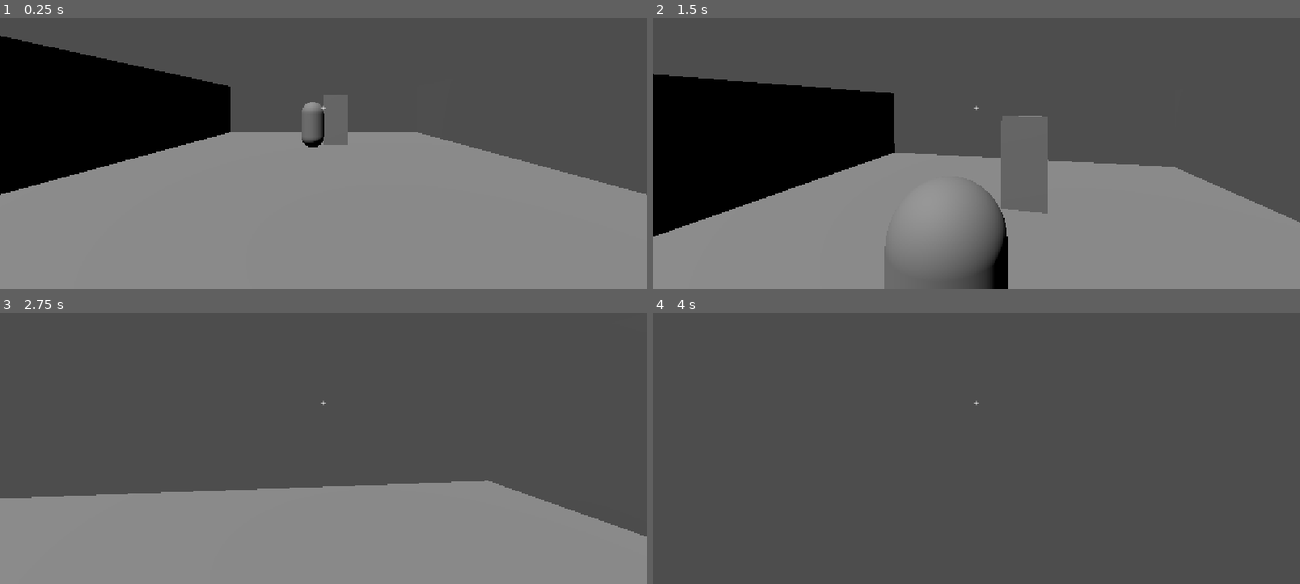
Above: before the commit, frames 1-4 (two rows, left to right).
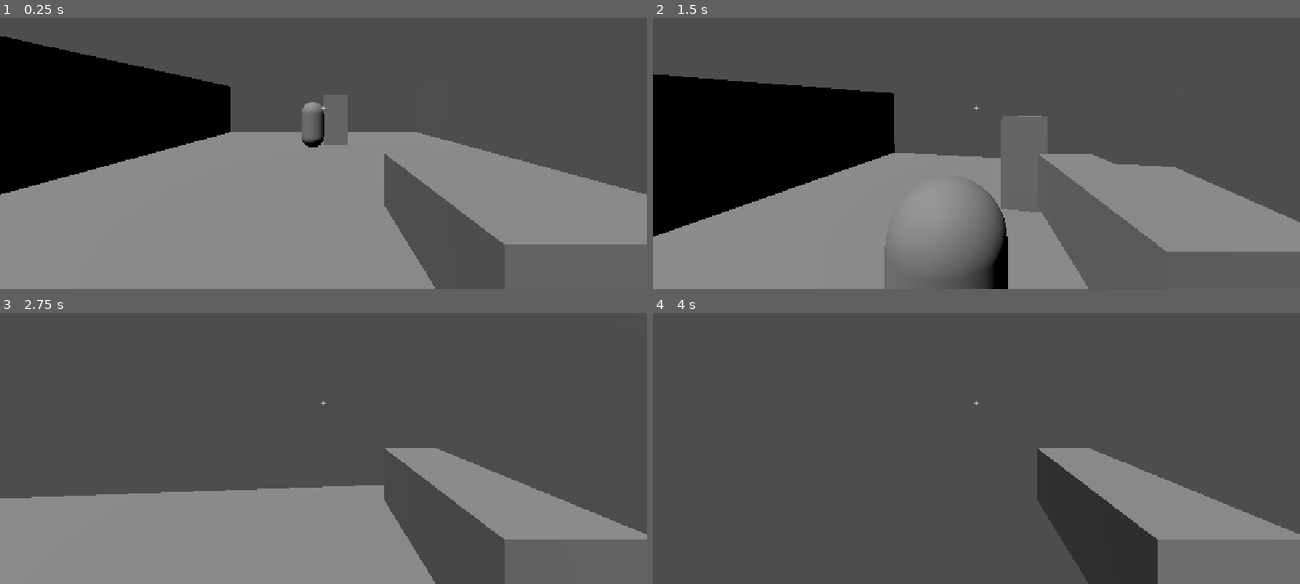
Above: after the commit, the same moments.

Repository: fraidotube/project-blob
Game: Godot game, scene res://scenes/levels/prototype_corridor.tscn
Same seed, same stepped clock (60 frames per second), same inputs: the game is played once before the commit and once after it. The project has no main scene, so this scene is started directly.
Inputs (mouse positions are in pixels of both pictures, inside the frame that each line leads up to):
- Up to frame 1 (0.25 s): no input
- Up to frame 2 (1.5 s): move the mouse to (1008, 104) at 0.52 s; press the mouse at (1008, 104) at 0.53 s; hold W (move_forward) from 0.53 s (still down); tap Space (jump) at 0.77 s; move the mouse to (944, 107) at 1.27 s; release the mouse at (944, 107) at 1.28 s; click (944, 107) at 1.35 s
- Up to frame 3 (2.75 s): keep holding W (move_forward); tap Space (jump) at 1.52 s; move the mouse to (336, 394) at 2.02 s; press the mouse at (336, 394) at 2.03 s; tap E (interact) at 2.1 s
- Up to frame 4 (4 s): keep holding W (move_forward); move the mouse to (970, 407) at 2.77 s; release the mouse at (970, 407) at 2.78 s; tap Shift (sprint) at 2.85 s; tap Space (jump) at 3.02, 3.77 s; click (970, 407) at 3.05 s; move the mouse to (1021, 405) at 3.52 s; press the mouse at (1021, 405) at 3.53 s

The runs differ from the first frame. In frame 1, 8.6% of the frame differs, in the area x 59-100%, y 50-100%; in frame 2, 7.9%; in frame 3, 10%; in frame 4, 14%, in the area x 59-100%, y 49-100%.

Commit message:
Prototype 0.1F - Weapon system with recoil and muzzle flash

Diff:
--- a/scenes/player/player.tscn
+++ b/scenes/player/player.tscn
@@ -1,10 +1,14 @@
 [gd_scene format=3 uid="uid://cbatlw163lxtd"]
 
 [ext_resource type="Script" uid="uid://dql217vdoqylx" path="res://scripts/player/player.gd" id="1_8afob"]
+[ext_resource type="Script" uid="uid://b2ewp6spvmhdj" path="res://scripts/weapons/weapon.gd" id="2_dovo2"]
 
 [sub_resource type="CapsuleShape3D" id="CapsuleShape3D_hbjui"]
 radius = 0.4
 height = 1.8
+
+[sub_resource type="BoxMesh" id="BoxMesh_hbjui"]
+size = Vector3(0.18, 0.18, 0.55)
 
 [node name="Player" type="CharacterBody3D" unique_id=432704500 groups=["player"]]
 script = ExtResource("1_8afob")
@@ -19,3 +23,16 @@
 
 [node name="WeaponRay" type="RayCast3D" parent="Head/Camera3D" unique_id=1756541014]
 target_position = Vector3(0, 0, -100)
+
+[node name="WeaponHolder" type="Node3D" parent="Head/Camera3D" unique_id=213853436]
+transform = Transform3D(1, 0, 0, 0, 1, 0, 0, 0, 1, 0.3, -0.25, -0.55)
+script = ExtResource("2_dovo2")
+
+[node name="PistolPlaceholder" type="MeshInstance3D" parent="Head/Camera3D/WeaponHolder" unique_id=1979420601]
+mesh = SubResource("BoxMesh_hbjui")
+
+[node name="MuzzleFlash" type="OmniLight3D" parent="Head/Camera3D/WeaponHolder" unique_id=785843134]
+transform = Transform3D(1, 0, 0, 0, 1, 0, 0, 0, 1, 0, 0, -0.35)
+visible = false
+light_energy = 3.0
+omni_range = 2.0
--- a/scripts/player/player.gd
+++ b/scripts/player/player.gd
@@ -6,7 +6,7 @@
 const MOUSE_SENSITIVITY := 0.004
 
 @onready var head: Node3D = $Head
-@onready var weapon_ray: RayCast3D = $Head/Camera3D/WeaponRay
+@onready var weapon: Node3D = $Head/Camera3D/WeaponHolder
 
 
 func _ready() -> void:
@@ -25,7 +25,7 @@
 		)
 
 	if event.is_action_pressed("fire"):
-		shoot()
+		weapon.fire()
 
 	if event.is_action_pressed("ui_cancel"):
 		Input.mouse_mode = Input.MOUSE_MODE_VISIBLE
@@ -63,16 +63,3 @@
 		velocity.z = move_toward(velocity.z, 0.0, speed)
 
 	move_and_slide()
-
-
-func shoot() -> void:
-	weapon_ray.force_raycast_update()
-
-	if not weapon_ray.is_colliding():
-		return
-
-	var collider := weapon_ray.get_collider()
-
-	if collider != null and collider.has_method("take_damage"):
-		collider.take_damage(1)
-		get_tree().call_group("hud", "show_hitmarker")
--- /dev/null
+++ b/scripts/weapons/weapon.gd
@@ -0,0 +1,69 @@
+extends Node3D
+
+@export var damage := 1
+@export var fire_rate := 4.0
+@export var recoil_distance := 0.08
+@export var recoil_return_speed := 12.0
+@export var muzzle_flash_duration := 0.05
+
+@onready var weapon_ray: RayCast3D = $"../WeaponRay"
+@onready var muzzle_flash: OmniLight3D = $MuzzleFlash
+
+var can_fire := true
+var cooldown_time := 0.0
+var muzzle_flash_time_left := 0.0
+var original_position: Vector3
+
+
+func _ready() -> void:
+	original_position = position
+	muzzle_flash.visible = false
+
+
+func _process(delta: float) -> void:
+	if not can_fire:
+		cooldown_time -= delta
+
+		if cooldown_time <= 0.0:
+			can_fire = true
+
+	if muzzle_flash_time_left > 0.0:
+		muzzle_flash_time_left -= delta
+
+		if muzzle_flash_time_left <= 0.0:
+			muzzle_flash.visible = false
+
+	position = position.lerp(
+		original_position,
+		recoil_return_speed * delta
+	)
+
+
+func fire() -> void:
+	if not can_fire:
+		return
+
+	can_fire = false
+	cooldown_time = 1.0 / fire_rate
+
+	show_muzzle_flash()
+
+	weapon_ray.force_raycast_update()
+
+	if weapon_ray.is_colliding():
+		var collider := weapon_ray.get_collider()
+
+		if collider != null and collider.has_method("take_damage"):
+			collider.take_damage(damage)
+			get_tree().call_group("hud", "show_hitmarker")
+
+	apply_recoil()
+
+
+func apply_recoil() -> void:
+	position.z += recoil_distance
+
+
+func show_muzzle_flash() -> void:
+	muzzle_flash.visible = true
+	muzzle_flash_time_left = muzzle_flash_duration
Not shown, added: scripts/weapons/weapon.gd.uid
